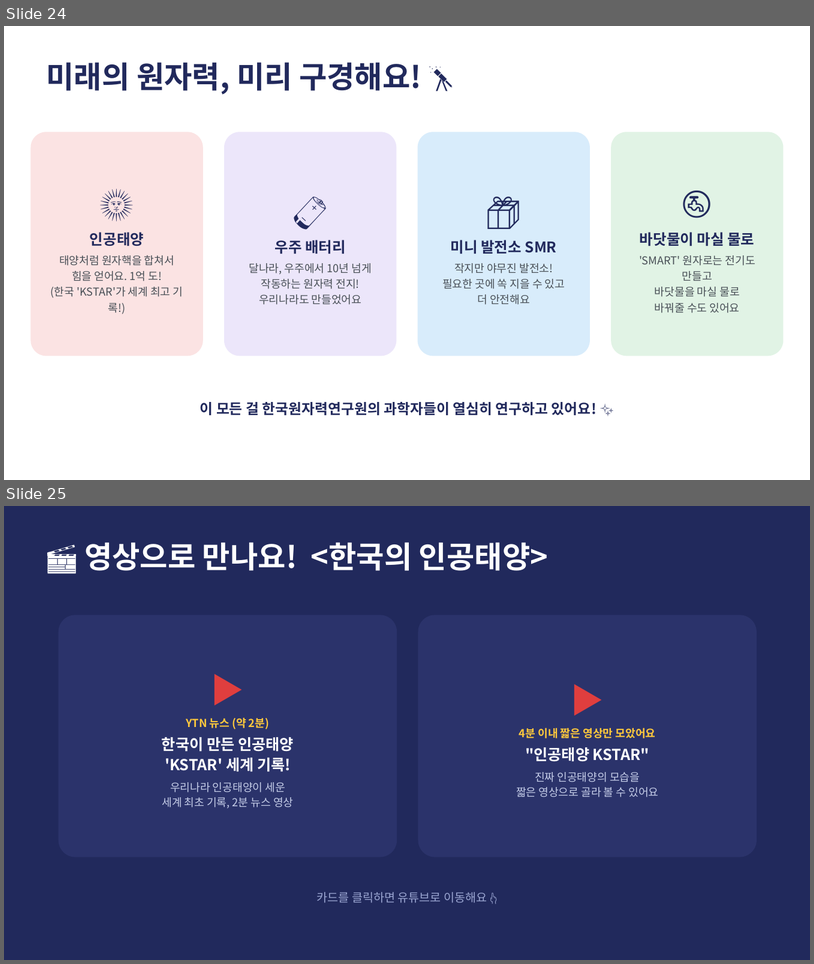
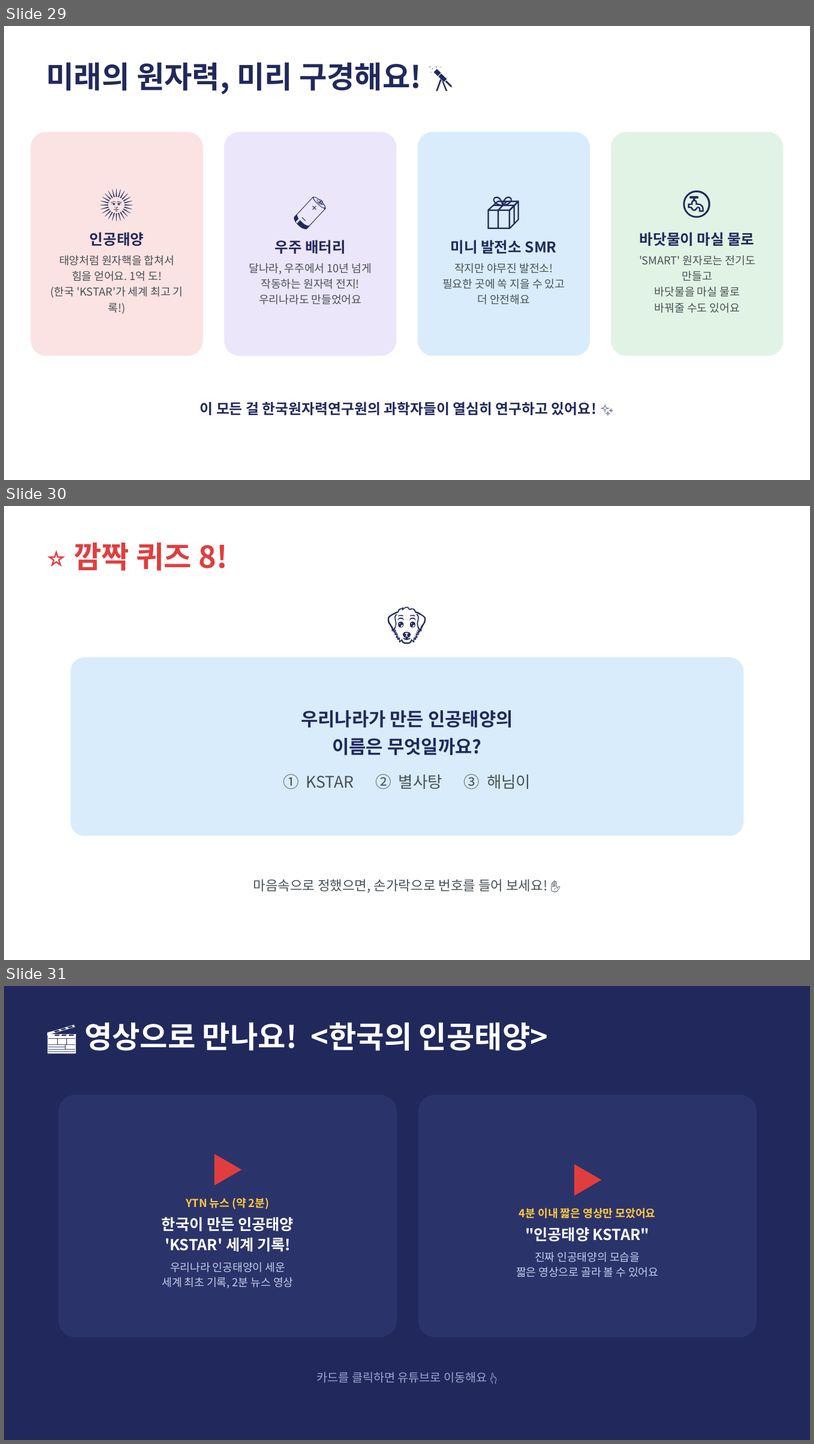
Before and after one commit to parksang-jun/ecture-materials, a slide deck: 강의자료/원자력 세상_초등 3-4학년용.pptx. Shown one above the other, each under a label of ours: slides 24 and 25 before the commit, slides 29, 30 and 31 after it. The pictures are 814x964 and 814x1444 pixels, drawn with LibreOffice and Linux fonts; fonts in the diff are those of the drawing. Boxes give left, top, right and bottom in pixels: in the first picture for what was removed or moved away, otherwise in the second. Text is boxed around its words. In the diff, an @@ line names an element or a change of style, - is before the commit and + after.

```diff
--- a/강의자료/원자력 세상_초등 3-4학년용.pptx
+++ b/강의자료/원자력 세상_초등 3-4학년용.pptx
@@ slide 30 added at bbox=[4, 506, 810, 960], background #FFFFFF @@
@@ text added at bbox=[74, 542, 228, 571], 36 pt, text #E03E3E, bold @@
+⭐ 깜짝 퀴즈 8!
@@ text added at bbox=[44, 582, 771, 654], 50 pt, text #21295C @@
+🐶
@@ rounded rectangle added at bbox=[71, 657, 744, 835], fill #D8ECFB, 22 pt, text #21295C, bold @@
+우리나라가 만든 인공태양의
+이름은 무엇일까요?
+① KSTAR ② 별사탕 ③ 해님이
@@ text added at bbox=[254, 879, 548, 892], 16 pt, text #495057 @@
+마음속으로 정했으면, 손가락으로 번호를 들어 보세요! ✋
@@ what was slide 24 is now slide 29 @@
@@ what was slide 25 is now slide 31 @@
```
Also in this commit, not shown: 2 slides changed, 5 other slides added, 2 other files.
